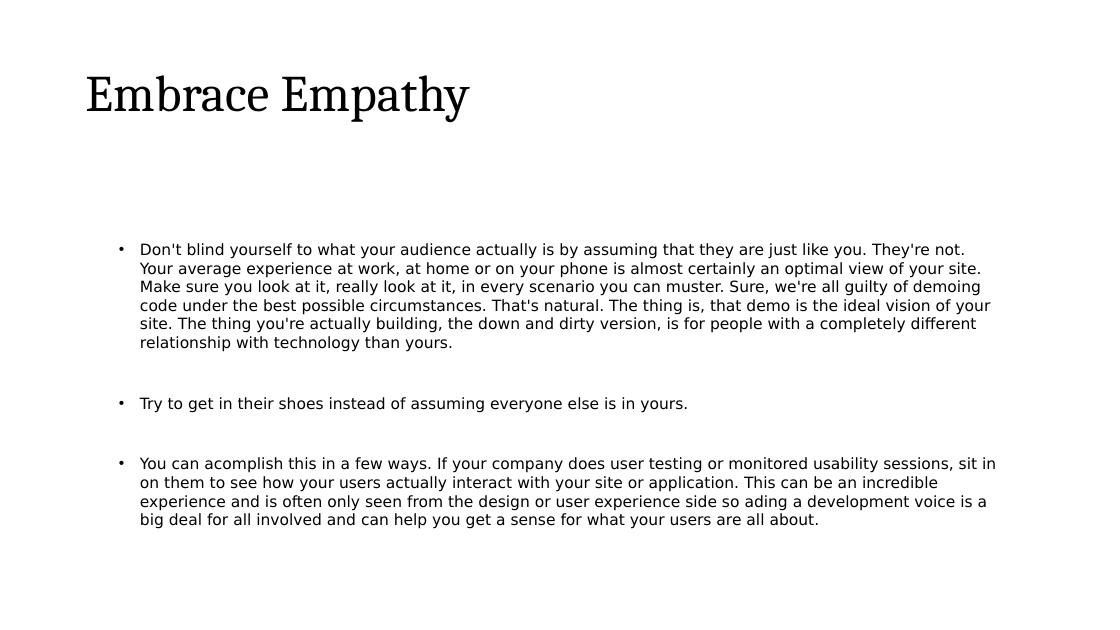
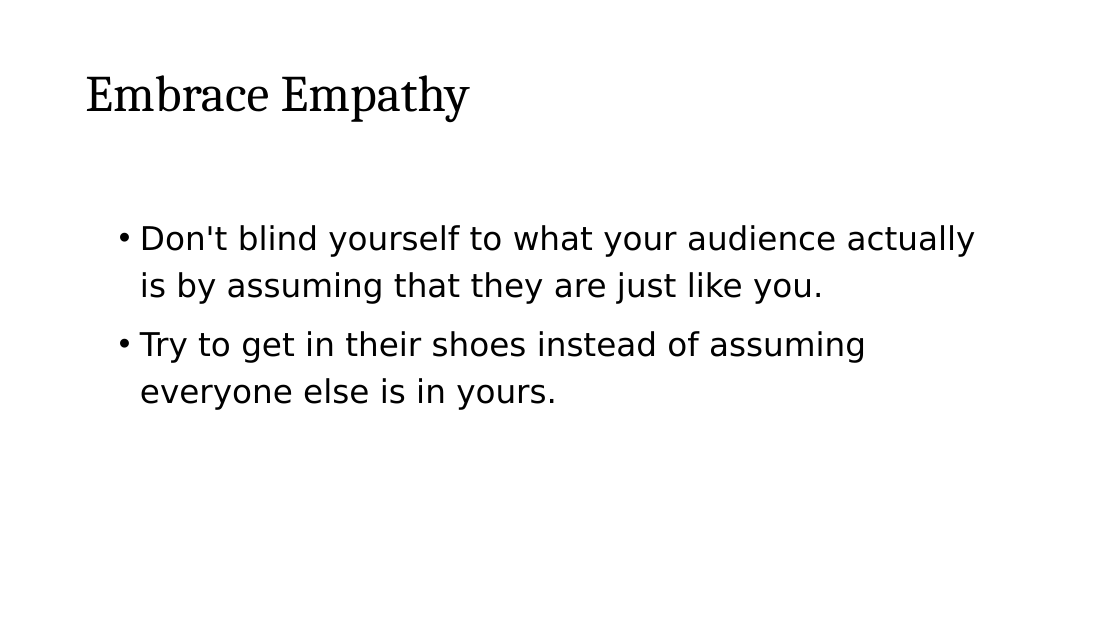
Before and after one commit to roblarsen/rob-larsen-presentations, a slide deck: slide 43 of wild-world-web.pptx (slide 53 before the commit). Drawn at 1120x630 pixels with LibreOffice and Linux fonts; fonts in the diff are those of the drawing; background and template pictures are left out. Boxes give left, top, right and bottom in pixels: in the first picture for what was removed or moved away, otherwise in the second. Text is boxed around its words. In the diff, an @@ line names an element or a change of style, - is before the commit and + after.

```diff
--- a/wild-world-web.pptx
+++ b/wild-world-web.pptx
@@ text at box(140, 225, 976, 304): text changed; size 13.3 to 28 pt @@
-• Don't blind yourself to what your audience actually is by assuming that they are just like you. They're not. Your average experience at work, at home or on your phone is almost certainly an optimal view of your site. Make sure you look at it, really look at it, in every scenario you can muster. Sure, we're all guilty of demoing code under the best possible circumstances. That's natural. The thing is, that demo is the ideal vision of your site. The thing you're actually building, the down and dirty version, is for people with a completely different relationship with technology than yours.
+• Don't blind yourself to what your audience actually is by assuming that they are just like you.
@@ text at box(140, 331, 866, 410): size 13.3 to 28 pt in "Try to get in their shoes instead ..."; line spacing 1 to 1.2 @@
@@ text at box(140, 457, 996, 529): paragraph removed @@
-• You can acomplish this in a few ways. If your company does user testing or monitored usability sessions, sit in on them to see how your users actually interact with your site or application. This can be an incredible experience and is often only seen from the design or user experience side so ading a development voice is a big deal for all involved and can help you get a sense for what your users are all about.
```
Also in this commit, not shown: 28 other slides changed, 7 slides added, 17 slides removed.
